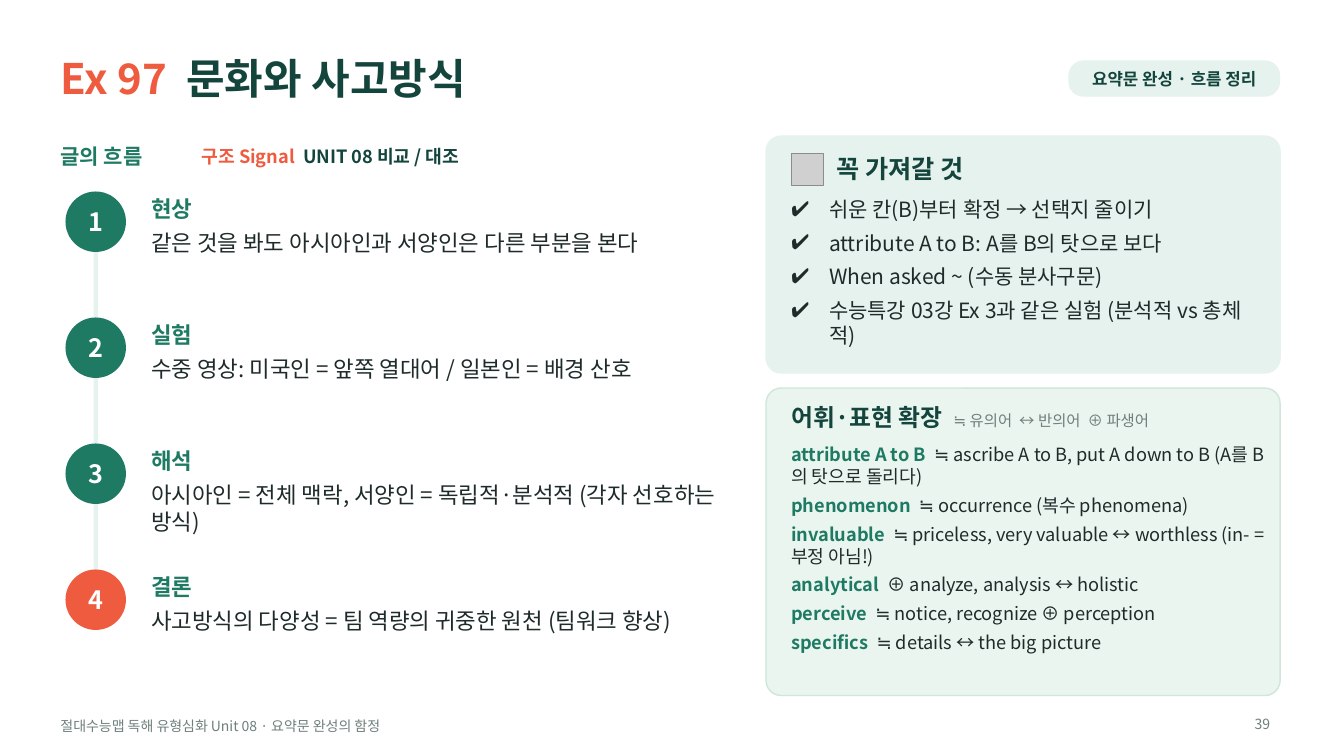
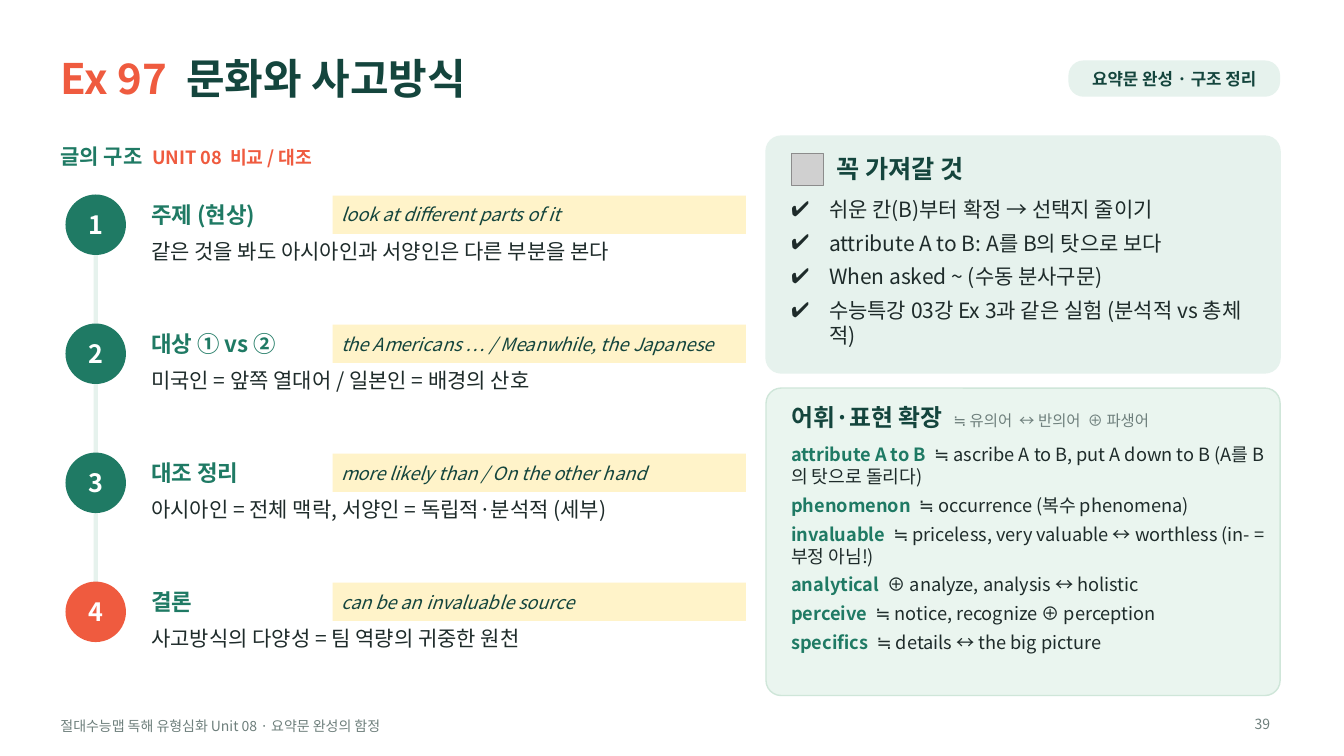
Before and after one commit to HUFSDavid/HUFSDavid, a slide deck: slide 39 of 절대수능맵_독해유형심화_Unit08_수업PPT.pptx. Drawn at 1344x756 pixels with LibreOffice and Linux fonts; fonts in the diff are those of the drawing; grey boxes stand for pictures. Boxes give left, top, right and bottom in pixels: in the first picture for what was removed or moved away, otherwise in the second. Text is boxed around its words. In the diff, an @@ line names an element or a change of style, - is before the commit and + after.

```diff
--- a/절대수능맵_독해유형심화_Unit08_수업PPT.pptx
+++ b/절대수능맵_독해유형심화_Unit08_수업PPT.pptx
@@ text in rounded rectangle at [1092,71,1256,87]: text changed @@
-요약문 완성 · 흐름 정리
+요약문 완성 · 구조 정리
@@ text at [60,146,312,166]: text changed; text colour #14453D to #EF5B3F @@
-구조 Signal UNIT 08 비교 / 대조
+글의 구조 UNIT 08 비교 / 대조
@@ text removed at [60,146,143,166] @@
-글의 흐름
@@ text at [151,204,255,228]: text changed @@
-현상
+주제 (현상)
@@ rectangle added at [333,196,746,234], fill #FFF3C9, 13 pt, text #14453D, italic @@
+look at different parts of it
@@ line moved from (96, 222) - (96, 600) to (96, 227) - (96, 614) @@
@@ text "같은 것을 봐도 아시아인과 서양인은 ...": place and size @@
-text "같은 것을 봐도 아시아인과 서양인은 ..." at [151,232,638,253]
+text "같은 것을 봐도 아시아인과 서양인은 ..." at [151,241,609,261]
@@ text "같은 것을 봐도 아시아인과 서양인은 ..." at [151,241,609,261]: size 16 to 15 pt @@
@@ ellipse "2": place and size @@
-ellipse "2" at [66,318,126,378]
+ellipse "2" at [66,324,126,384]
@@ text removed at [151,324,192,345] @@
-실험
@@ rectangle added at [333,325,746,363], fill #FFF3C9, 13 pt, text #14453D, italic @@
+the Americans … / Meanwhile, the Japanese
@@ text added at [151,333,276,354], 16 pt, text #1F7A64, bold @@
+대상 ① vs ②
@@ text at [151,370,530,390]: text changed; size 16 to 15 pt @@
-수중 영상: 미국인 = 앞쪽 열대어 / 일본인 = 배경 산호
+미국인 = 앞쪽 열대어 / 일본인 = 배경의 산호
@@ ellipse "3": place and size @@
-ellipse "3" at [66,444,126,504]
+ellipse "3" at [66,453,126,513]
@@ text removed at [151,450,192,471] @@
-해석
@@ text added at [151,462,238,483], 16 pt, text #1F7A64, bold @@
+대조 정리
@@ rectangle added at [333,454,746,492], fill #FFF3C9, 13 pt, text #14453D, italic @@
+more likely than / On the other hand
@@ text at [151,499,606,521]: text changed; size 16 to 15 pt @@
-아시아인 = 전체 맥락, 서양인 = 독립적·분석적 (각자 선호하는 방식)
+아시아인 = 전체 맥락, 서양인 = 독립적·분석적 (세부)
@@ ellipse "4": place and size @@
-ellipse "4" at [66,570,126,630]
+ellipse "4" at [66,582,126,642]
@@ text "결론": place and size @@
-text "결론" at [151,576,192,597]
+text "결론" at [151,591,192,612]
@@ rectangle added at [333,583,746,621], fill #FFF3C9, 13 pt, text #14453D, italic @@
+can be an invaluable source
@@ text at [151,628,520,648]: text changed; size 16 to 15 pt @@
-사고방식의 다양성 = 팀 역량의 귀중한 원천 (팀워크 향상)
+사고방식의 다양성 = 팀 역량의 귀중한 원천
```
Also in this commit, not shown: 13 other slides changed, 5 other files.
